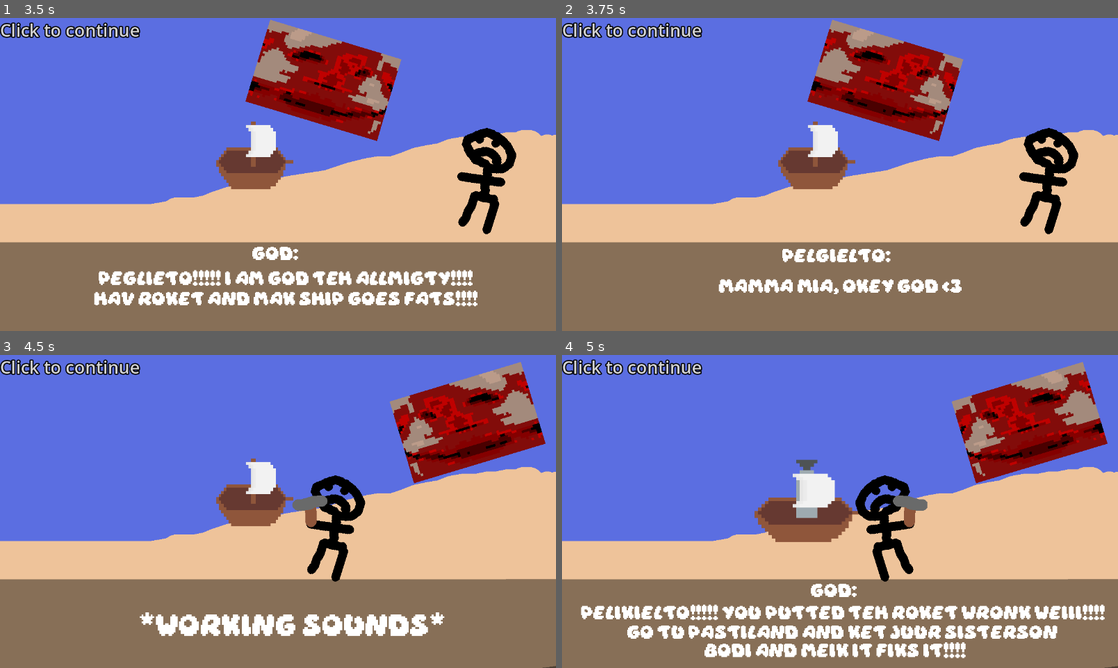
Above: before the commit, frames 1-4 (two rows, left to right).
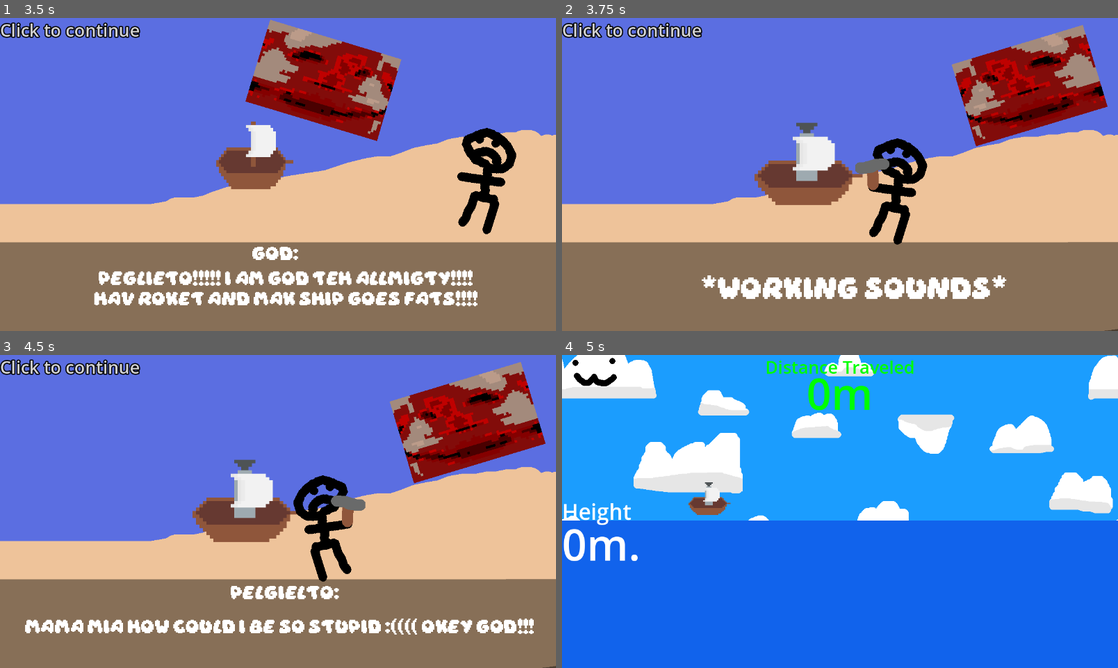
Above: after the commit, the same moments.

Repository: dkristia/Shipmarine
Game: Godot game, scene res://Scenes/MainMenu/main_menu.tscn
Same seed, same stepped clock (60 frames per second), same inputs: the game is played once before the commit and once after it.
Inputs (mouse positions are in pixels of both pictures, inside the frame that each line leads up to):
- Up to frame 1 (3.5 s): click (278, 64) at 0.5 s; click (278, 174) at 1.25 s; click (278, 174) at 2 s; click (278, 174) at 2.75 s
- Up to frame 2 (3.75 s): tap Enter (ui_accept) at 3.5 s; hold Enter (ui_accept) from 3.53 s (still down)
- Up to frame 3 (4.5 s): release Enter (ui_accept) at 4.28 s; tap Enter (ui_accept) at 4.35 s
- Up to frame 4 (5 s): tap Enter (ui_accept) at 4.52, 4.82 s

Frame 1 is identical in both runs. In frame 2, 22% of the frame differs, in the area x 25-100%, y 0-100%; in frame 3, 8.3%; in frame 4, 100%, in the area x 0-100%, y 0-100%.

Commit message:
made game more playable

Diff:
--- a/Objects/Enemies/Island/island.tscn
+++ b/Objects/Enemies/Island/island.tscn
@@ -5,16 +5,11 @@
 [ext_resource type="PackedScene" uid="uid://c5gb8aw2ixjxm" path="res://Objects/Enemies/Island/islandbottom.tscn" id="3_t14sl"]
 
 [sub_resource type="RectangleShape2D" id="RectangleShape2D_wgdsr"]
-size = Vector2(21.8954, 332.927)
+size = Vector2(15.5477, 332.947)
 
 [node name="Island" type="Area2D"]
 z_index = -2
 script = ExtResource("1_3mh5j")
-
-[node name="CollisionShape2D" type="CollisionShape2D" parent="."]
-position = Vector2(0, 49896.1)
-scale = Vector2(5, 300)
-shape = SubResource("RectangleShape2D_wgdsr")
 
 [node name="Mainsprite" type="Sprite2D" parent="."]
 position = Vector2(0, -32)
@@ -22,4 +17,9 @@
 
 [node name="Islandbottom" parent="." instance=ExtResource("3_t14sl")]
 
+[node name="CollisionShape2D" type="CollisionShape2D" parent="."]
+position = Vector2(0, 49904)
+scale = Vector2(5, 300)
+shape = SubResource("RectangleShape2D_wgdsr")
+
 [connection signal="body_entered" from="." to="." method="_on_body_entered" flags=18]
--- a/Scenes/Cutscene/cutscene.tscn
+++ b/Scenes/Cutscene/cutscene.tscn
@@ -14,6 +14,7 @@
 [ext_resource type="Texture2D" uid="uid://j8jqufncdmuv" path="res://Scenes/Cutscene/cutscene_11.png" id="12_psj6u"]
 [ext_resource type="Texture2D" uid="uid://ccpjtcr652tx8" path="res://Scenes/Cutscene/cutscene_12.png" id="13_ugnee"]
 [ext_resource type="AudioStream" uid="uid://6bobsayc528k" path="res://Scenes/Cutscene/Cutscene.wav" id="14_85rk3"]
+[ext_resource type="Shortcut" uid="uid://cq0qrt6m2ayr5" path="res://Scenes/accept.tres" id="14_w8smn"]
 [ext_resource type="AudioStream" uid="uid://bnyu0ltnba720" path="res://Scenes/Cutscene/workingsounds.wav" id="15_w0fob"]
 [ext_resource type="AudioStream" uid="uid://dw7dqwy5yfhse" path="res://Scenes/Cutscene/leavingsounds.wav" id="16_fbueu"]
 
@@ -110,6 +111,9 @@
 theme_override_styles/pressed = SubResource("StyleBoxEmpty_g3h8b")
 theme_override_styles/disabled = SubResource("StyleBoxEmpty_g3h8b")
 theme_override_styles/focus = SubResource("StyleBoxEmpty_g3h8b")
+shortcut = ExtResource("14_w8smn")
+shortcut_feedback = false
+shortcut_in_tooltip = false
 
 [node name="AudioStreamPlayer" type="AudioStreamPlayer" parent="."]
 stream = ExtResource("14_85rk3")
--- a/Scenes/Game/game.gd
+++ b/Scenes/Game/game.gd
@@ -4,6 +4,8 @@
 @export var speed = 1
 @export var isDead = false
 @onready var timer = $Timer
+
+@export var winScore = 150
 
 var enemies = []
 
@@ -22,11 +24,11 @@
 
 	score += speed * delta
 
-	speed += delta*0.1
+	speed += delta*0.07
 
 	_score.text = str(int(score)) + "m"
 
-	if score >= 100:
+	if score >= winScore:
 		get_tree().change_scene_to_file("res://Scenes/Victory/victory.tscn")
 
 	if isDead:
--- a/Scenes/GameOver/game_over.tscn
+++ b/Scenes/GameOver/game_over.tscn
@@ -1,6 +1,7 @@
-[gd_scene load_steps=5 format=3 uid="uid://cdywgr4lpuseu"]
+[gd_scene load_steps=6 format=3 uid="uid://cdywgr4lpuseu"]
 
 [ext_resource type="Script" path="res://Scenes/GameOver/game_over.gd" id="1_voxts"]
+[ext_resource type="Shortcut" uid="uid://cq0qrt6m2ayr5" path="res://Scenes/accept.tres" id="2_8gtbx"]
 [ext_resource type="Texture2D" uid="uid://rnpgm1iyhtn5" path="res://Scenes/GameOver/deathscreen_playagain.png" id="2_o58dx"]
 [ext_resource type="AudioStream" uid="uid://dggv3y367mlf4" path="res://Scenes/GameOver/Dead.wav" id="2_vmtfg"]
 [ext_resource type="Texture2D" uid="uid://ba6vdpko4ga43" path="res://Scenes/GameOver/deathscreen_exitgame.png" id="3_rfpnp"]
@@ -45,6 +46,9 @@
 
 [node name="play" type="Button" parent="CanvasLayer/HBoxContainer/VBoxContainer2"]
 layout_mode = 2
+shortcut = ExtResource("2_8gtbx")
+shortcut_feedback = false
+shortcut_in_tooltip = false
 icon = ExtResource("2_o58dx")
 
 [node name="MarginContainer" type="MarginContainer" parent="CanvasLayer/HBoxContainer"]
--- a/Scenes/MainMenu/main_menu.tscn
+++ b/Scenes/MainMenu/main_menu.tscn
@@ -1,7 +1,8 @@
-[gd_scene load_steps=7 format=3 uid="uid://cheuh2glva5xp"]
+[gd_scene load_steps=8 format=3 uid="uid://cheuh2glva5xp"]
 
 [ext_resource type="Script" path="res://Scenes/MainMenu/main_menu.gd" id="1_it2h2"]
 [ext_resource type="Texture2D" uid="uid://cmtg2bdypvjtr" path="res://Scenes/MainMenu/mainmenu_nobuttons.png" id="2_76gyl"]
+[ext_resource type="Shortcut" uid="uid://cq0qrt6m2ayr5" path="res://Scenes/accept.tres" id="3_rmt65"]
 [ext_resource type="Texture2D" uid="uid://dsqssar4clfc2" path="res://Scenes/MainMenu/mainmenu_playgame.png" id="3_w31gp"]
 [ext_resource type="Texture2D" uid="uid://bojjesvetsyim" path="res://Scenes/MainMenu/mainmenu_credits.png" id="4_qxdki"]
 [ext_resource type="Texture2D" uid="uid://bdushqs3q7da3" path="res://Scenes/MainMenu/mainmenu_exitgame.png" id="5_rente"]
@@ -44,6 +45,7 @@
 [node name="Play" type="Button" parent="CanvasLayer/VBoxContainer/MarginContainer"]
 layout_mode = 2
 size_flags_vertical = 0
+shortcut = ExtResource("3_rmt65")
 icon = ExtResource("3_w31gp")
 
 [node name="MarginContainer2" type="MarginContainer" parent="CanvasLayer/VBoxContainer"]
--- a/Scenes/Victory/victory.tscn
+++ b/Scenes/Victory/victory.tscn
@@ -1,8 +1,9 @@
-[gd_scene load_steps=6 format=3 uid="uid://c2xwpnfsboxud"]
+[gd_scene load_steps=7 format=3 uid="uid://c2xwpnfsboxud"]
 
 [ext_resource type="Texture2D" uid="uid://bod8bgtkj6es" path="res://Scenes/Victory/winscreen.png" id="1_8kwxo"]
 [ext_resource type="Script" path="res://Scenes/Victory/victory.gd" id="1_no2el"]
 [ext_resource type="AudioStream" uid="uid://dbqc7enqr20pc" path="res://Scenes/Victory/Victory.wav" id="2_nrbrp"]
+[ext_resource type="Shortcut" uid="uid://cq0qrt6m2ayr5" path="res://Scenes/accept.tres" id="3_2h41g"]
 
 [sub_resource type="LabelSettings" id="LabelSettings_t8us4"]
 font_size = 50
@@ -40,6 +41,9 @@
 theme_override_styles/pressed = SubResource("StyleBoxEmpty_qqqdh")
 theme_override_styles/disabled = SubResource("StyleBoxEmpty_qqqdh")
 theme_override_styles/focus = SubResource("StyleBoxEmpty_qqqdh")
+shortcut = ExtResource("3_2h41g")
+shortcut_feedback = false
+shortcut_in_tooltip = false
 
 [node name="AudioStreamPlayer" type="AudioStreamPlayer" parent="."]
 stream = ExtResource("2_nrbrp")
--- /dev/null
+++ b/Scenes/accept.tres
@@ -0,0 +1,7 @@
+[gd_resource type="Shortcut" load_steps=2 format=3 uid="uid://cq0qrt6m2ayr5"]
+
+[sub_resource type="InputEventAction" id="InputEventAction_hb7oj"]
+action = &"ui_accept"
+
+[resource]
+events = [SubResource("InputEventAction_hb7oj")]
Not shown: 1 places in Scenes/Cutscene/cutscene.tscn that only renumber resources
